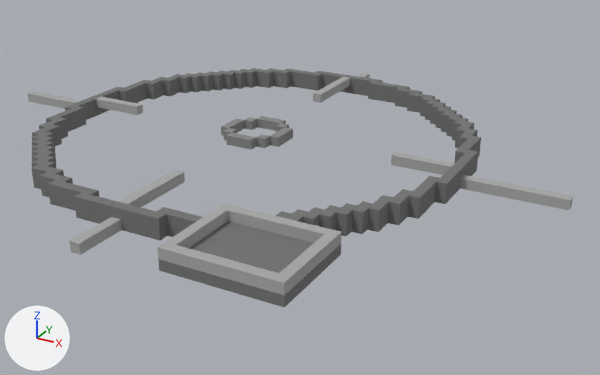
What one commit did to the OBJ model Robot Rampage/Assets/Compass HUD/Compass HUD Face/Compass HUD ver 3.obj.
Camera for both pictures: a camera (50 mm lens) standing at (43.7, -70.1, 31.3) and looking at (5.0, 0.3, -3.9). The axes (+X, +Y, +Z) are drawn at lower left. The lights are the same throughout. Where no turn or scale is listed for an object, it has been applied to the vertices. Vertices at the same position are counted once.

Script lines for the objects in view, before the commit:
```python
me_compass_hud_ver_3 = bpy.data.meshes.new('Compass HUD ver 3')
me_compass_hud_ver_3.from_pydata(...)  # 552 vertices, 1106 faces; spans x -32.5..32.5, y -27.5..27.5, z 0.0..2.0
me_compass_hud_ver_3.materials.append(mat_palette)  # picture img_compass_hud_ver_3_png
ob_compass_hud_ver_3 = bpy.data.objects.new('Compass HUD ver 3', me_compass_hud_ver_3)
ob_compass_hud_ver_3.location = (0.0, 0.0, 0.0)
```
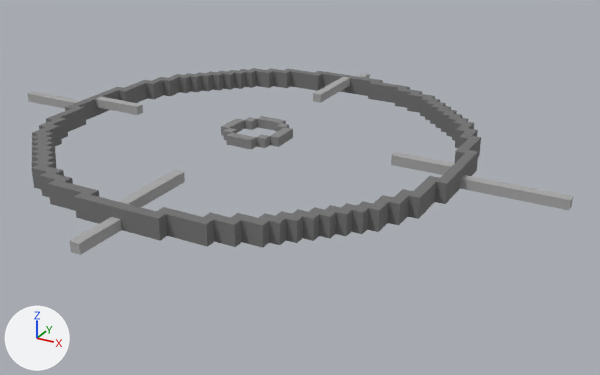
Location of each change, [x1, y1, x2, y2] in pixels of the pictures (600 x 375 px; the box of a moved part takes in the faces that stretch with it):
'Compass HUD ver 3', reshaped (22% shorter): before [28, 68, 573, 308]; after [28, 68, 573, 255]
part 1 of me_compass_hud_ver_3, moved or reshaped: before [157, 204, 341, 308]; after [164, 207, 302, 248]

Diff of the bpy script that builds the scene:
```diff
--- a/Robot Rampage/Assets/Compass HUD/Compass HUD Face/Compass HUD ver 3.obj.py
+++ b/Robot Rampage/Assets/Compass HUD/Compass HUD Face/Compass HUD ver 3.obj.py
@@ me_compass_hud_ver_3 @@
 # used by ob_compass_hud_ver_3; location = (0.0, 0.0, 0.0)
-me_compass_hud_ver_3.from_pydata(...)  # 552 vertices, 1106 faces; spans x -32.5..32.5, y -27.5..27.5, z 0.0..2.0
+me_compass_hud_ver_3.from_pydata(...)  # 544 vertices, 1088 faces; spans x -32.5..32.5, y -27.5..27.5, z 0.0..2.0
+# me_compass_hud_ver_3 part 1
+# 29 vertices are removed from x 7.5..18.5, y -26.5..-17.5, z 0.0..2.0
+# 83 faces are deleted
+# 2 vertices move from x 7.5..11.5, y -21.5..-17.5, z 1.0..2.0 to x 8.5..13.5, y -21.5..-18.5, z 0.0..2.0
+# 8 vertices are added at x 9.5..10.5, y -20.5..-18.5, z 0.0..2.0
+# 7 new vertices lie (1.0, -1.0, 0.0) away from vertices in x 7.5..12.5, y -20.5..-16.5, z 0.0..2.0
+# 6 new vertices lie (0.0, 0.0, 2.0) away from vertices in x 7.5..12.5, y -20.5..-17.5, z 0.0
+# 65 new faces join them
 me_compass_hud_ver_3.materials.append(mat_palette)
```
